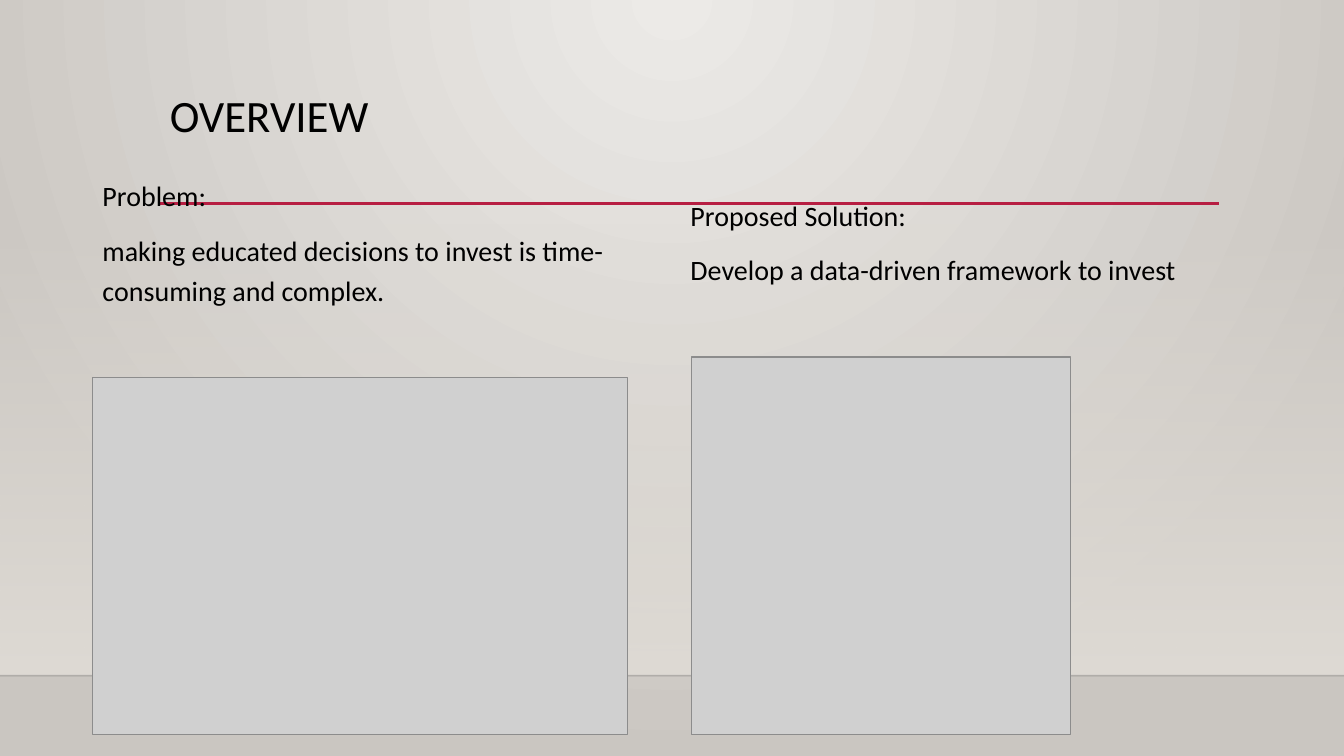
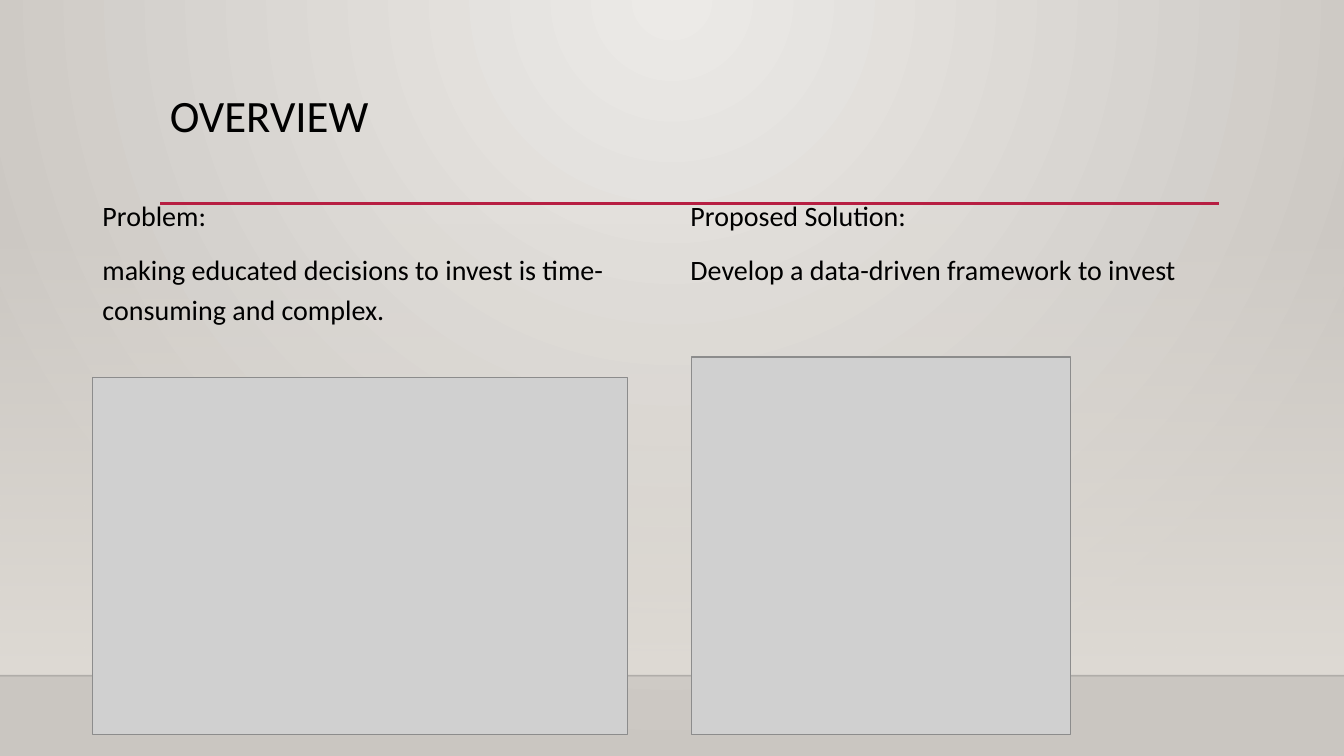
Before and after one commit to Iingxaki/Key-Financial-Indicators-Stock-Forecasting-DS450, a slide deck: slide 2 of Unlocking Stock Performance Insights.pptx. Drawn at 1344x756 pixels with LibreOffice and Linux fonts; fonts in the diff are those of the drawing; grey boxes stand for pictures; background and template pictures are left out. Boxes give left, top, right and bottom in pixels: in the first picture for what was removed or moved away, otherwise in the second. Text is boxed around its words. In the diff, an @@ line names an element or a change of style, - is before the commit and + after.

```diff
--- a/Unlocking Stock Performance Insights.pptx
+++ b/Unlocking Stock Performance Insights.pptx
@@ text "Problem:": place and size @@
-text "Problem:" at (102, 186, 602, 306)
+text "Problem:" at (102, 202, 602, 325)
```
Also in this commit, not shown: 2 other slides changed, 16 slides added, 2 slides removed.
